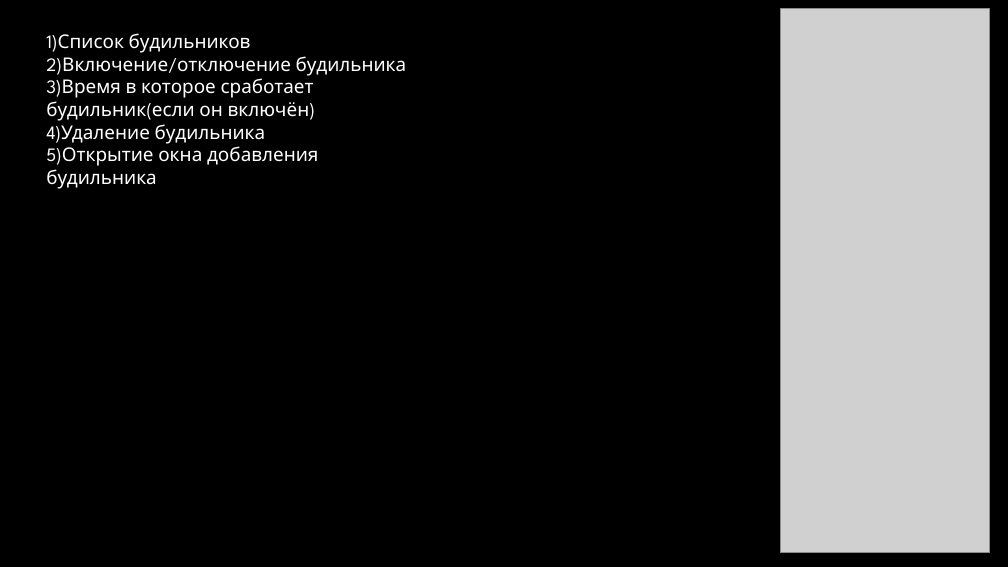
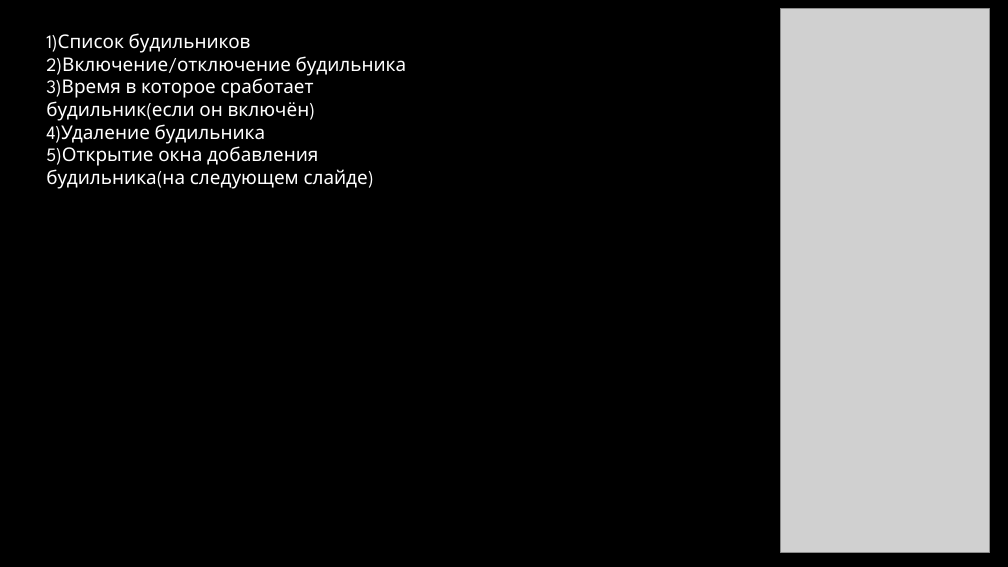
Before and after one commit to RINAY112/not_clock, a slide deck: slide 5 of presentation.pptx (slide 4 before the commit). Drawn at 1008x567 pixels with LibreOffice and Linux fonts; fonts in the diff are those of the drawing; grey boxes stand for pictures; background and template pictures are left out. Boxes give left, top, right and bottom in pixels: in the first picture for what was removed or moved away, otherwise in the second. Text is boxed around its words. In the diff, an @@ line names an element or a change of style, - is before the commit and + after.

```diff
--- a/presentation.pptx
+++ b/presentation.pptx
@@ text at [46, 142, 368, 189]: text changed @@
-5)Открытие окна добавления будильника
+5)Открытие окна добавления будильника(на следующем слайде)
```
Also in this commit, not shown: 1 other slide changed, 2 slides added.
